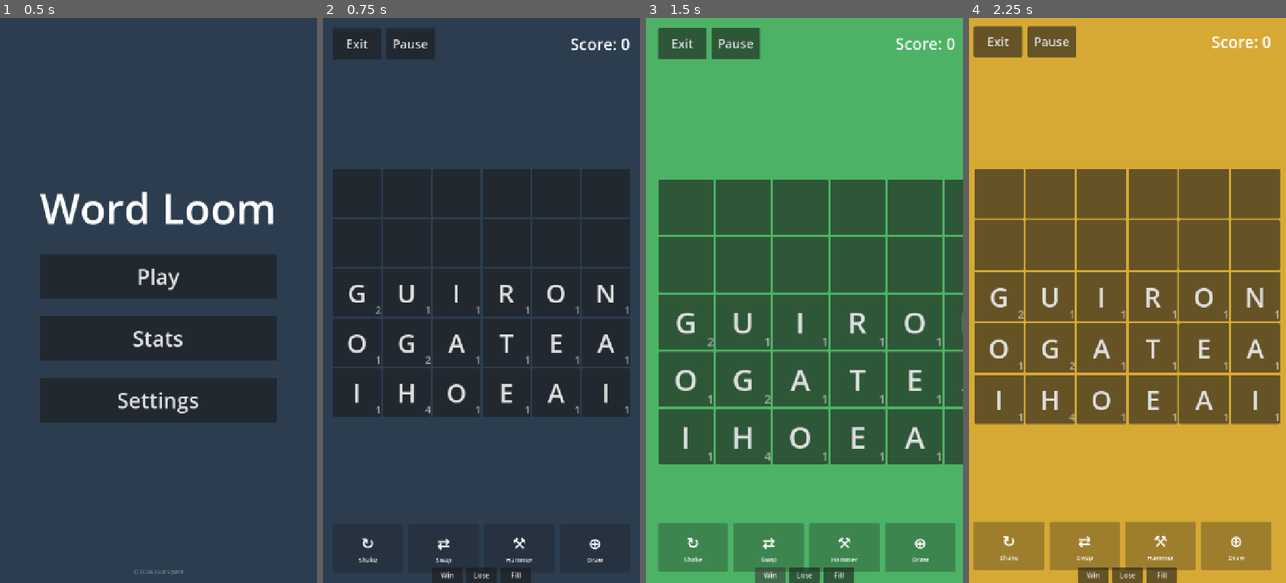
Above: before the commit, frames 1-4 (left to right).
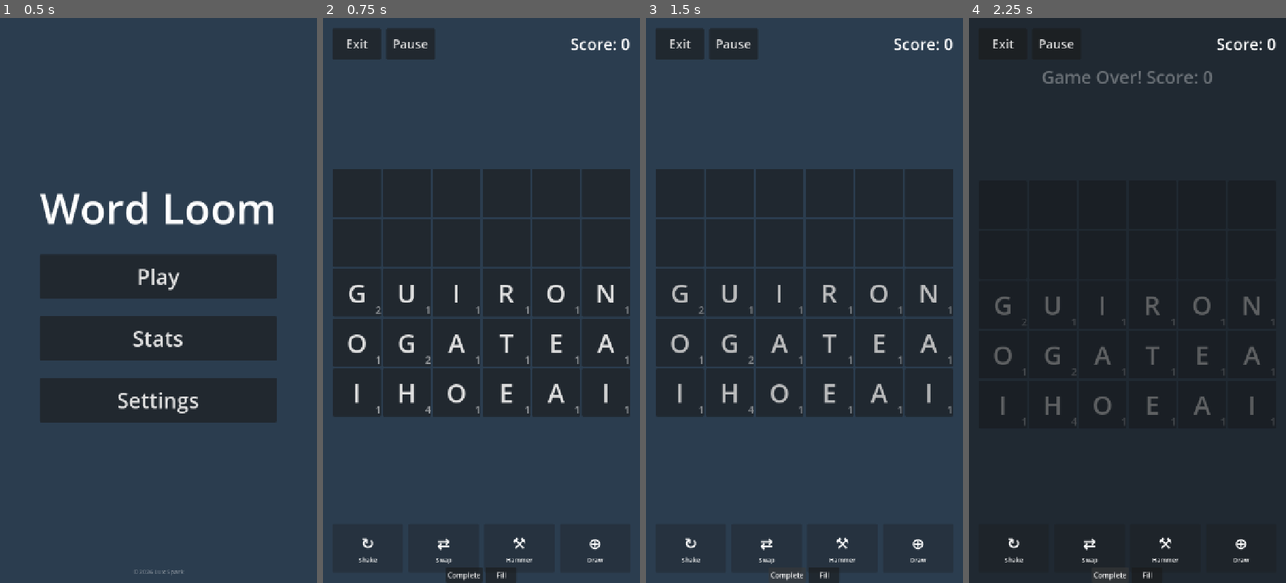
Above: after the commit, the same moments.

Repository: lux-sp4rk/wrdfall
Game: Godot game, scene res://scenes/Home.tscn
Two runs of this game, one before a commit and one after it. Both use one fixed random seed, a clock stepped at 60 frames per second and the inputs below.
Inputs (mouse positions are in pixels of both pictures, inside the frame that each line leads up to):
- Up to frame 1 (0.5 s): no input
- Up to frame 2 (0.75 s): click "Play" at 0.5 s
- Up to frame 3 (1.5 s): click (769, 577) at 1.25 s, where only the run before the commit has a clickable "Win"
- Up to frame 4 (2.25 s): click (1111, 577) at 2 s, where only the run after the commit has a clickable "Complete"

Frame 1 is identical in both runs. In frame 2, 0.3% of the frame differs, in the area x 34-66%, y 97-100%; in frame 3, 100%; in frame 4, 100%, in the area x 0-100%, y 0-100%.

Commit message:
feat: revamp game completion with high score-based win detection
Changes game completion logic so both grid states (empty/full) trigger
"Game Complete" instead of win/lose. Victory is now determined by
beating the previous high score, creating a more meaningful achievement
system.

Sound design:
- Game Complete sound plays when any game ends
- Game Won sound plays 0.3s later if high score is beaten
- Added placeholder audio files (C major chord + ascending arpeggio)

Technical changes:
- Unified _trigger_win() and _trigger_game_over() into _trigger_game_complete()
- Captures previous high score before StatsManager.end_session()
- Determines win state: score > previous_high_score
- Updated modal to show "Game Complete" with optional "New High Score!" prefix
- Added UI strings in English and Spanish for new messages
- Fixed ScoreLabel unique_name_in_owner flag for proper node reference

Audio files:
- godot/audio/game_complete.wav - pleasant C major chord (0.8s)
- godot/audio/game_won.wav - celebratory arpeggio (0.6s)
- Created with Python wave module (placeholder until replaced)

Related: #87 (placeholder audio replacement)

Co-Authored-By: Claude Sonnet 4.5 <noreply@anthropic.com>

Diff:
--- a/godot/scenes/LoomDrop.tscn
+++ b/godot/scenes/LoomDrop.tscn
@@ -1,10 +1,12 @@
-[gd_scene load_steps=6 format=3 uid="uid://vlw5wxodhn1m"]
+[gd_scene load_steps=8 format=3 uid="uid://vlw5wxodhn1m"]
 
 [ext_resource type="Script" uid="uid://tpwlf1je2pe8" path="res://scripts/LoomDrop.gd" id="1"]
 [ext_resource type="PackedScene" uid="uid://b4qm8xjhw3fxo" path="res://scenes/TopNavBar.tscn" id="2_topnavbar"]
 [ext_resource type="AudioStream" uid="uid://jq64cnhbl25m" path="res://audio/drop.wav" id="2_83v8n"]
 [ext_resource type="AudioStream" path="res://audio/word_score.wav" id="3_word_score"]
 [ext_resource type="AudioStream" path="res://audio/shake.wav" id="4_shake"]
+[ext_resource type="AudioStream" path="res://audio/game_complete.wav" id="5_game_complete"]
+[ext_resource type="AudioStream" path="res://audio/game_won.wav" id="6_game_won"]
 
 [node name="LoomDrop" type="Control" unique_id=20148124]
 layout_mode = 3
@@ -138,6 +140,7 @@
 horizontal_alignment = 1
 
 [node name="ScoreLabel" type="Label" parent="GameOverModal/CenterContainer/Panel/VBox" unique_id=1377184746]
+unique_name_in_owner = true
 layout_mode = 2
 theme_override_font_sizes/font_size = 32
 text = "Score: 0"
@@ -186,3 +189,13 @@
 unique_name_in_owner = true
 stream = ExtResource("4_shake")
 volume_db = -2.0
+
+[node name="GameCompleteSoundPlayer" type="AudioStreamPlayer" parent="."]
+unique_name_in_owner = true
+stream = ExtResource("5_game_complete")
+volume_db = -3.0
+
+[node name="GameWonSoundPlayer" type="AudioStreamPlayer" parent="."]
+unique_name_in_owner = true
+stream = ExtResource("6_game_won")
+volume_db = -2.0
--- a/godot/scripts/LanguageConfig.gd
+++ b/godot/scripts/LanguageConfig.gd
@@ -67,6 +67,8 @@
 	]
 	cfg.ui_strings = {
 		"score": "Score: %d",
+		"game_complete": "Game Complete!\nScore: %d",
+		"new_high_score": "New High Score!\n",
 		"you_win": "You Win! Score: %d",
 		"game_over": "Game Over! Score: %d",
 		"not_valid": "Not a valid word.",
@@ -142,6 +144,8 @@
 	]
 	cfg.ui_strings = {
 		"score": "Puntos: %d",
+		"game_complete": "\u00a1Juego Completado!\nPuntos: %d",
+		"new_high_score": "\u00a1Nueva Puntuaci\u00f3n M\u00e1xima!\n",
 		"you_win": "\u00a1Ganaste! Puntos: %d",
 		"game_over": "\u00a1Fin del juego! Puntos: %d",
 		"not_valid": "Palabra no v\u00e1lida.",
--- a/godot/scripts/LoomDrop.gd
+++ b/godot/scripts/LoomDrop.gd
@@ -18,6 +18,8 @@
 @onready var drop_sound: AudioStreamPlayer = %"DropSoundPlayer"
 @onready var word_score_sound: AudioStreamPlayer = %"WordScoreSoundPlayer"
 @onready var shake_sound: AudioStreamPlayer = %"ShakeSoundPlayer"
+@onready var game_complete_sound: AudioStreamPlayer = %"GameCompleteSoundPlayer"
+@onready var game_won_sound: AudioStreamPlayer = %"GameWonSoundPlayer"
 
 const ROWS: int = 5
 const COLS: int = 6
@@ -112,17 +114,11 @@
 	bar.add_theme_constant_override("separation", 8)
 	add_child(bar)
 
-	var win_btn := Button.new()
-	win_btn.text = "Win"
-	win_btn.custom_minimum_size = Vector2(70, 32)
-	win_btn.pressed.connect(_trigger_win)
-	bar.add_child(win_btn)
-
-	var lose_btn := Button.new()
-	lose_btn.text = "Lose"
-	lose_btn.custom_minimum_size = Vector2(70, 32)
-	lose_btn.pressed.connect(_trigger_game_over)
-	bar.add_child(lose_btn)
+	var complete_btn := Button.new()
+	complete_btn.text = "Complete"
+	complete_btn.custom_minimum_size = Vector2(80, 32)
+	complete_btn.pressed.connect(_trigger_game_complete)
+	bar.add_child(complete_btn)
 
 	var fill_btn := Button.new()
 	fill_btn.text = "Fill"
@@ -442,10 +438,10 @@
 	# Debug keys to test animations (development only)
 	if OS.is_debug_build() and event is InputEventKey and event.pressed:
 		if event.keycode == KEY_W and Input.is_key_pressed(KEY_CTRL):
-			_trigger_win()
+			_trigger_game_complete()
 			return
 		if event.keycode == KEY_L and Input.is_key_pressed(KEY_CTRL):
-			_trigger_game_over()
+			_trigger_game_complete()
 			return
 
 	if event is InputEventMouseButton and event.button_index == MOUSE_BUTTON_LEFT:
@@ -560,12 +556,12 @@
 
 	# Check for win conditions
 	if _is_grid_empty():
-		_trigger_win()
+		_trigger_game_complete()
 		return
 
 	# Check for game over (board full)
 	if _is_grid_full():
-		_trigger_game_over()
+		_trigger_game_complete()
 		return
 
 	# After clearing, check if a rescue is needed for upcoming drops
@@ -666,12 +662,12 @@
 
 	# Check for win conditions after shaking
 	if _is_grid_empty():
-		_trigger_win()
+		_trigger_game_complete()
 		return
 
 	# Check for game over (board full)
 	if _is_grid_full():
-		_trigger_game_over()
+		_trigger_game_complete()
 		return
 
 	# After shaking, check if we need a rescue word
@@ -738,12 +734,12 @@
 
 	# Check for win conditions
 	if _is_grid_empty():
-		_trigger_win()
+		_trigger_game_complete()
 		return
 
 	# Check for game over (board full)
 	if _is_grid_full():
-		_trigger_game_over()
+		_trigger_game_complete()
 		return
 
 	# After destroying, check if we need a rescue word
@@ -862,12 +858,12 @@
 
 	# Check win conditions
 	if _is_grid_empty():
-		_trigger_win()
+		_trigger_game_complete()
 		return
 
 	# Check for game over (board full)
 	if _is_grid_full():
-		_trigger_game_over()
+		_trigger_game_complete()
 		return
 
 	# Check if rescue needed
@@ -929,12 +925,12 @@
 
 	# Check for win conditions
 	if _is_grid_empty():
-		_trigger_win()
+		_trigger_game_complete()
 		return
 
 	# Check for game over (board full)
 	if _is_grid_full():
-		_trigger_game_over()
+		_trigger_game_complete()
 		return
 
 	# After drawing, check if we need a rescue word
@@ -1108,7 +1104,7 @@
 			open_cols.append(col)
 
 	if open_cols.is_empty():
-		_trigger_game_over()
+		_trigger_game_complete()
 		return
 
 	var has_word: bool = _find_any_word_on_grid()
@@ -1143,7 +1139,7 @@
 
 	# Check for game over (board full)
 	if _is_grid_full():
-		_trigger_game_over()
+		_trigger_game_complete()
 		return
 
 
@@ -1163,18 +1159,24 @@
 	return true
 
 
-func _trigger_win() -> void:
+func _trigger_game_complete() -> void:
 	game_over = true
 	drop_timer.stop()
+
+	# Capture previous high score BEFORE ending session
+	var previous_high_score: int = StatsManager.high_score
+
+	# End session (this may update the high score)
 	StatsManager.end_session(score)
-	_play_win_animation()
-
-
-func _trigger_game_over() -> void:
-	game_over = true
-	drop_timer.stop()
-	StatsManager.end_session(score)
-	_play_lose_animation()
+
+	# Determine if this is a new high score
+	var is_new_high_score: bool = score > previous_high_score
+
+	# Play appropriate animation based on high score achievement
+	if is_new_high_score:
+		_play_win_animation(is_new_high_score)
+	else:
+		_play_lose_animation(is_new_high_score)
 
 
 func _update_grid_display() -> void:
@@ -1299,7 +1301,7 @@
 
 # --- Win/Lose Animations ---
 
-func _play_win_animation() -> void:
+func _play_win_animation(is_new_high_score: bool) -> void:
 	# Celebratory, high-energy win animation with screen shake, color bursts, and grid bounce
 
 	# Store original positions for restoration
@@ -1353,10 +1355,10 @@
 
 	# Show game over modal after a brief pause
 	await get_tree().create_timer(0.5).timeout
-	_show_game_over_modal(true)
-
-
-func _play_lose_animation() -> void:
+	_show_game_over_modal(is_new_high_score)
+
+
+func _play_lose_animation(is_new_high_score: bool) -> void:
 	# Somber but encouraging lose animation with fade and downward drift
 
 	# Store original values
@@ -1391,15 +1393,27 @@
 
 	# Show game over modal after a brief pause
 	await get_tree().create_timer(0.5).timeout
-	_show_game_over_modal(false)
-
-
-func _show_game_over_modal(is_win: bool) -> void:
-	# Update modal text based on win/lose state (strings already include score)
-	if is_win:
-		modal_message_label.text = lang_config.ui_strings["you_win"] % score
+	_show_game_over_modal(is_new_high_score)
+
+
+func _show_game_over_modal(is_new_high_score: bool) -> void:
+	# Play game complete sound when modal appears
+	if game_complete_sound and game_complete_sound.stream:
+		game_complete_sound.play()
+
+	# Base message: "Game Complete" with score
+	var base_message: String = lang_config.ui_strings.get("game_complete", "Game Complete!\nScore: %d") % score
+
+	# If new high score, add congratulatory text and play win sound
+	if is_new_high_score:
+		modal_message_label.text = lang_config.ui_strings.get("new_high_score", "New High Score!\n") + base_message
+
+		# Play game won sound after a brief delay
+		await get_tree().create_timer(0.3).timeout
+		if game_won_sound and game_won_sound.stream:
+			game_won_sound.play()
 	else:
-		modal_message_label.text = lang_config.ui_strings["game_over"] % score
+		modal_message_label.text = base_message
 
 	# Hide the separate score label since the message includes it
 	modal_score_label.hide()
Not shown, added: godot/audio/game_complete.wav
Not shown, added: godot/audio/game_won.wav
